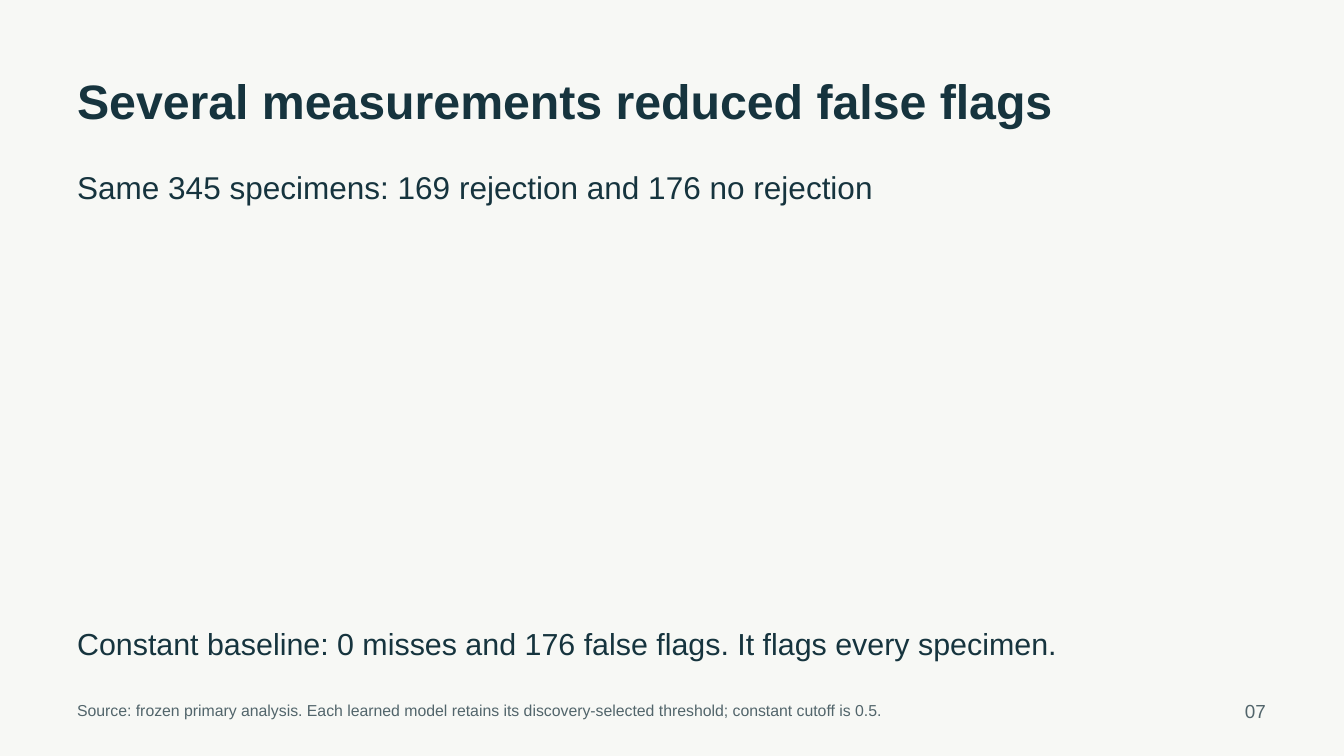
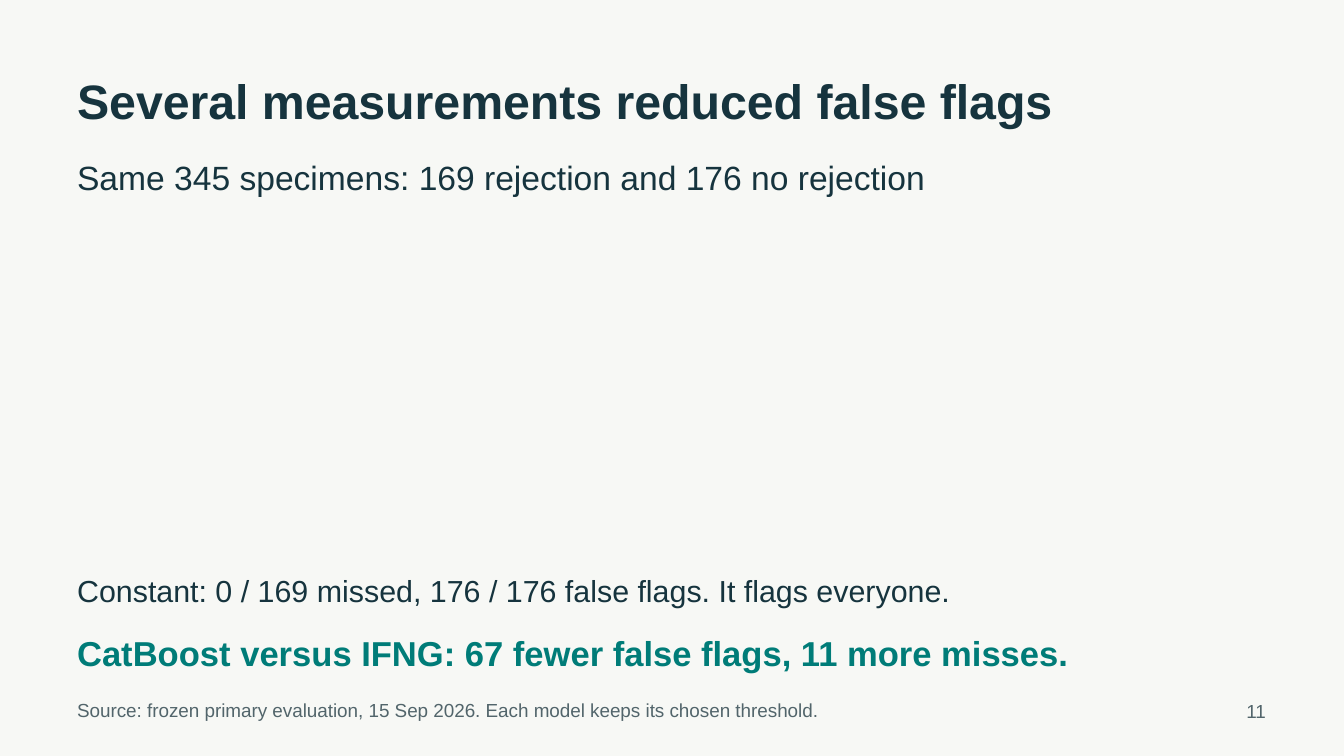
Before and after one commit to ca34525/Kidney-Biopsy-Rejection-Classifier, a slide deck: slide 11 of presentation/unos_kidney_biopsy.pptx (slide 7 before the commit). Drawn at 1344x756 pixels with LibreOffice and Linux fonts; fonts in the diff are those of the drawing. Boxes give left, top, right and bottom in pixels: in the first picture for what was removed or moved away, otherwise in the second. Text is boxed around its words. In the diff, an @@ line names an element or a change of style, - is before the commit and + after.

Commit message:
Align presentation slides with the speaking script

```diff
--- a/presentation/unos_kidney_biopsy.pptx
+++ b/presentation/unos_kidney_biopsy.pptx
@@ text "Same 345 specimens: 169 rejection ...": place and size @@
-text "Same 345 specimens: 169 rejection ..." at [77, 176, 872, 205]
+text "Same 345 specimens: 169 rejection ..." at [77, 165, 925, 197]
@@ text "Same 345 specimens: 169 rejection ..." at [77, 165, 925, 197]: size 22.5 to 24 pt @@
@@ text at [77, 580, 949, 608]: text changed @@
-Constant baseline: 0 misses and 176 false flags. It flags every specimen.
+Constant: 0 / 169 missed, 176 / 176 false flags. It flags everyone.
@@ text added at [77, 641, 1068, 673], 24.8 pt, text #007C78, bold @@
+CatBoost versus IFNG: 67 fewer false flags, 11 more misses.
@@ text at [77, 703, 818, 721]: text changed; size 11.2 to 13.5 pt @@
-Source: frozen primary analysis. Each learned model retains its discovery-selected threshold; constant cutoff is 0.5.
+Source: frozen primary evaluation, 15 Sep 2026. Each model keeps its chosen threshold.
@@ text at [1246, 705, 1266, 718]: text changed @@
-07
+11
```
Also in this commit, not shown: 15 other slides changed, 8 slides added, 4 slides removed, 42 other files.
